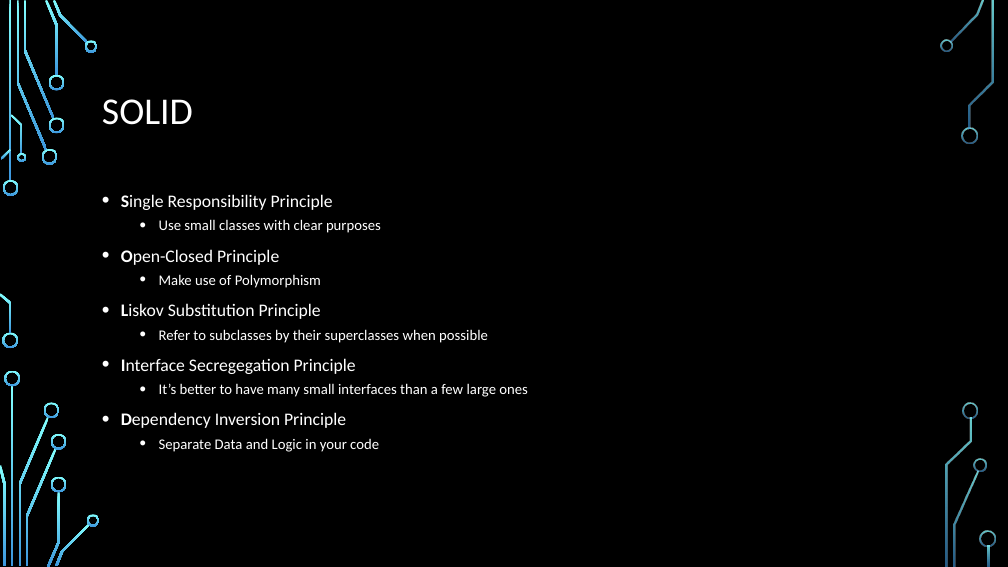
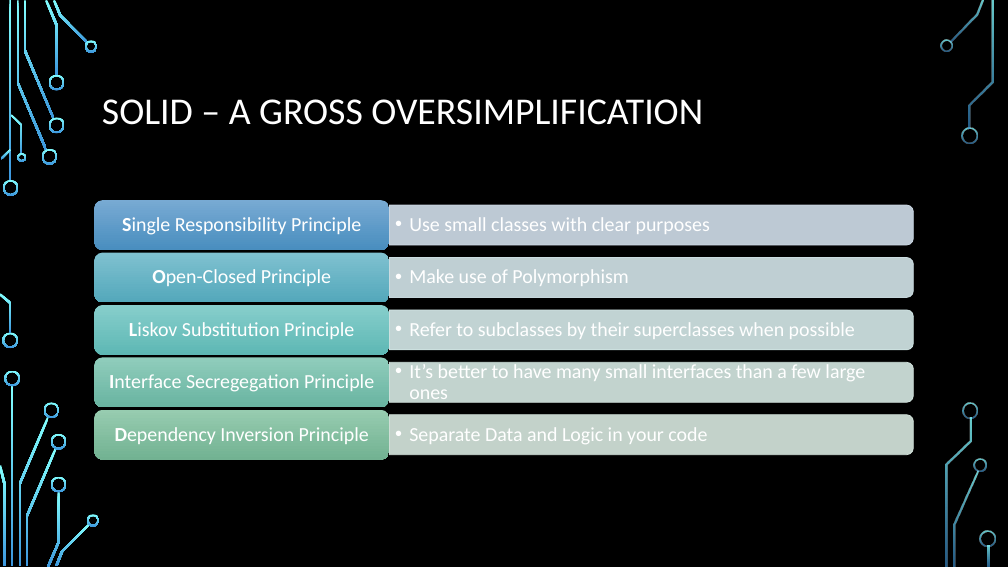
Before and after one commit to EoinRaff/Java_Demo, a slide deck: slide 17 of Github Workflow.pptx (slide 13 before the commit). Drawn at 1008x567 pixels with LibreOffice and Linux fonts; fonts in the diff are those of the drawing; background and template pictures are left out. Boxes give left, top, right and bottom in pixels: in the first picture for what was removed or moved away, otherwise in the second. Text is boxed around its words. In the diff, an @@ line names an element or a change of style, - is before the commit and + after.

```diff
--- a/Github Workflow.pptx
+++ b/Github Workflow.pptx
@@ title at (x1=102, y1=99, x2=703, y2=125): text changed @@
-SOLID
+SOLID – A GROSS OVERSIMPLIFICATION
@@ text removed at (x1=121, y1=194, x2=528, y2=452) @@
-• Single Responsibility Principle
-  • Use small classes with clear purposes
-• Open-Closed Principle
-  • Make use of Polymorphism
-• Liskov Substitution Principle
-  • Refer to subclasses by their superclasses when possible
-• Interface Secregegation Principle
-  • It’s better to have many small interfaces than a few large ones
-• Dependency Inversion Principle
-  • Separate Data and Logic in your code
@@ group added at (x1=95, y1=200, x2=913, y2=460): 10 texts, 5 round same rects, 5 rounded rectangles @@
+  • Use small classes with clear purposes
+Single Responsibility Principle
+  • Make use of Polymorphism
+Open-Closed Principle
+  • Refer to subclasses by their superclasses when possible
+Liskov Substitution Principle
+  • It’s better to have many small interfaces than a few large ones
+Interface Secregegation Principle
+  • Separate Data and Logic in your code
+Dependency Inversion Principle
```
Also in this commit, not shown: 10 other slides changed, 6 slides added.
